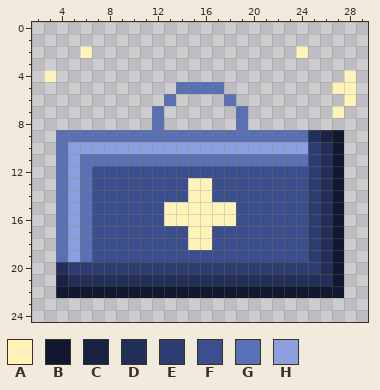
Two versions of one pixel-art file, src/media/photos/sprites/skins/skin_night.aseprite. That is the earlier state.
32x32 pixels, 1 frame. Shown: x 2..29, y 0..24.
Palette (. is transparent): A #fff3b8  B #10172e  C #182244  D #222f5a  E #2c3c70  F #3b4f8f  G #5a70b5  H #8a9ee0
Pixels before, first column x 3:
 2 ...A.................A....
 3 ..........................
 4 A........................A
 5 ...........GGGG.........AA
 6 ..........G....G.........A
 7 .........G......G.......A.
 8 .........G......G.........
 9 .GGGGGGGGGGGGGGGGGGGGGDCB.
10 .GHHHHHHHHHHHHHHHHHHHHEDB.
11 .GHGGGGGGGGGGGGGGGGGGGEDB.
12 .GHGFFFFFFFFFFFFFFFFFFEDB.
13 .GHGFFFFFFFFAAFFFFFFFFEDB.
14 .GHGFFFFFFFFAAFFFFFFFFEDB.
15 .GHGFFFFFFAAAAAAFFFFFFEDB.
16 .GHGFFFFFFAAAAAAFFFFFFEDB.
17 .GHGFFFFFFFFAAFFFFFFFFEDB.
18 .GHGFFFFFFFFAAFFFFFFFFEDB.
19 .GHGFFFFFFFFFFFFFFFFFFEDB.
20 .DEEEEEEEEEEEEEEEEEEEEEDB.
21 .CDDDDDDDDDDDDDDDDDDDDDDB.
22 .BBBBBBBBBBBBBBBBBBBBBBBB.
The result:
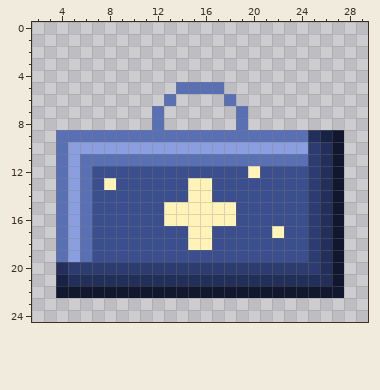
The commit says: Medkit skins and app icons: no floating sparkles or stars around the case
Change:
Colour F gives way to colour A in row 12 at x 20; in row 13 at x 8; in row 17 at x 22.
The author cleared colour A in row 2 at x 6 and 24; in row 4 at x 3 and 28; in row 5 at x 27 to 28; in row 6 at x 28; in row 7 at x 27.
Changed places in both pictures, as pixel boxes (x1, y1, x2, y2):
erased: (44, 46, 92, 82)
erased: (296, 46, 356, 118)
changed: (248, 166, 284, 238)
changed: (104, 178, 116, 190)
